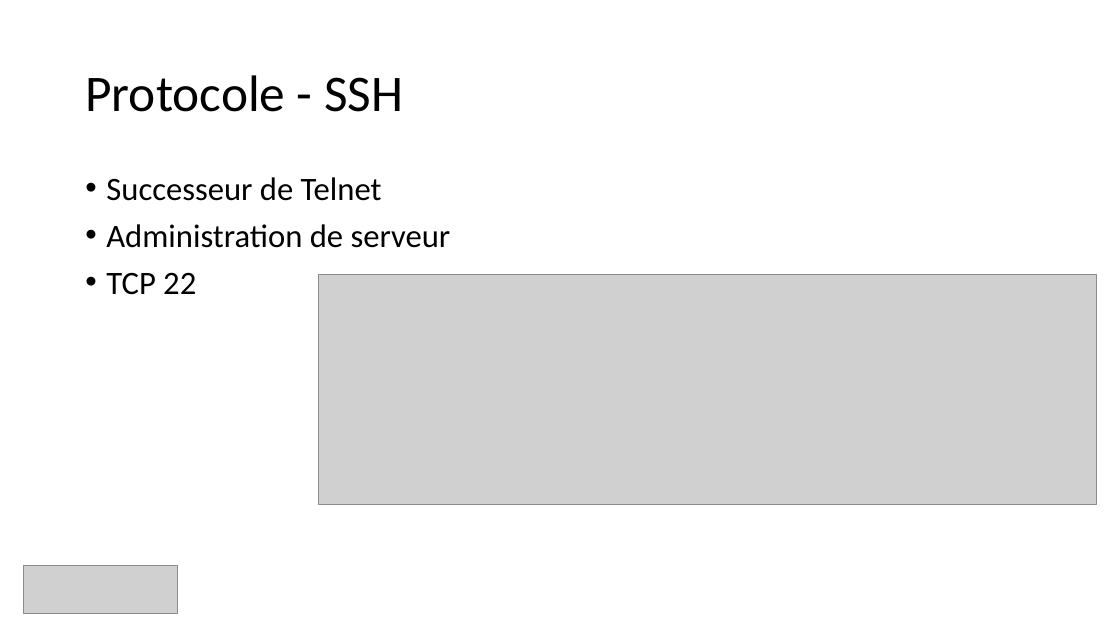
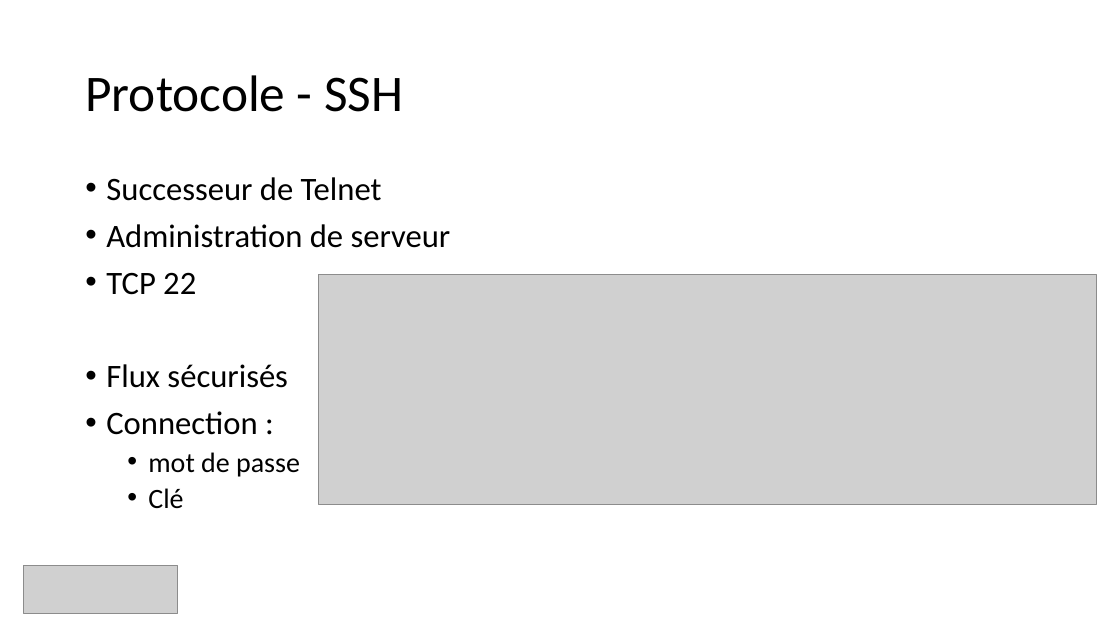
Before and after one commit to guillaume-rico/reseaux_informatiques, a slide deck: slide 23 of 01_CM/CM3 Réseaux Informatiques.pptx (slide 16 before the commit). Drawn at 1120x630 pixels with LibreOffice and Linux fonts; fonts in the diff are those of the drawing; grey boxes stand for pictures. Boxes give left, top, right and bottom in pixels: in the first picture for what was removed or moved away, otherwise in the second. Text is boxed around its words. In the diff, an @@ line names an element or a change of style, - is before the commit and + after.

```diff
--- a/01_CM/CM3 Réseaux Informatiques.pptx
+++ b/01_CM/CM3 Réseaux Informatiques.pptx
@@ text at (x1=106, y1=364, x2=300, y2=508): paragraphs added @@
+• Flux sécurisés
+• Connection :
+  • mot de passe
+  • Clé
```
Also in this commit, not shown: 8 other slides changed, 8 slides added, 1 slide removed, 2 other files.
